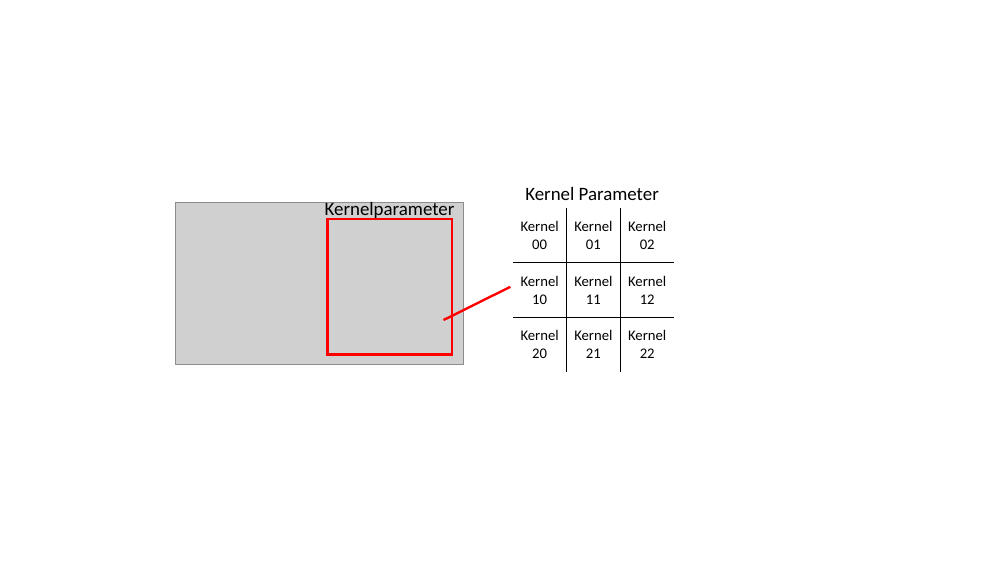
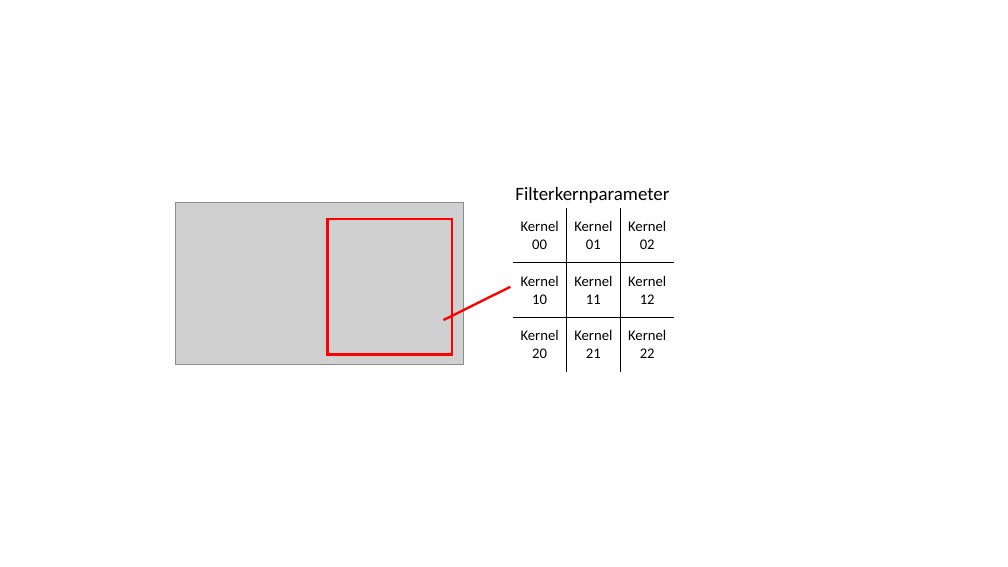
Before and after one commit to Chriss95De/Bachelors-Thesis-VHDL-Pattern-Detection, a slide deck: slide 14 of Dokumentation/Stand Oster/Grafiken.pptx. Drawn at 1008x567 pixels with LibreOffice and Linux fonts; fonts in the diff are those of the drawing; grey boxes stand for pictures. Boxes give left, top, right and bottom in pixels: in the first picture for what was removed or moved away, otherwise in the second. Text is boxed around its words. In the diff, an @@ line names an element or a change of style, - is before the commit and + after.

```diff
--- a/Dokumentation/Stand Oster/Grafiken.pptx
+++ b/Dokumentation/Stand Oster/Grafiken.pptx
@@ text removed at [325,200,455,221] @@
-Kernelparameter
@@ text added at [515,187,669,203], 18 pt, text #000000 @@
+Filterkernparameter
@@ text removed at [525,187,659,200] @@
-Kernel Parameter
```
Also in this commit, not shown: 2 other slides changed, 3 slides added, 7 other files.
